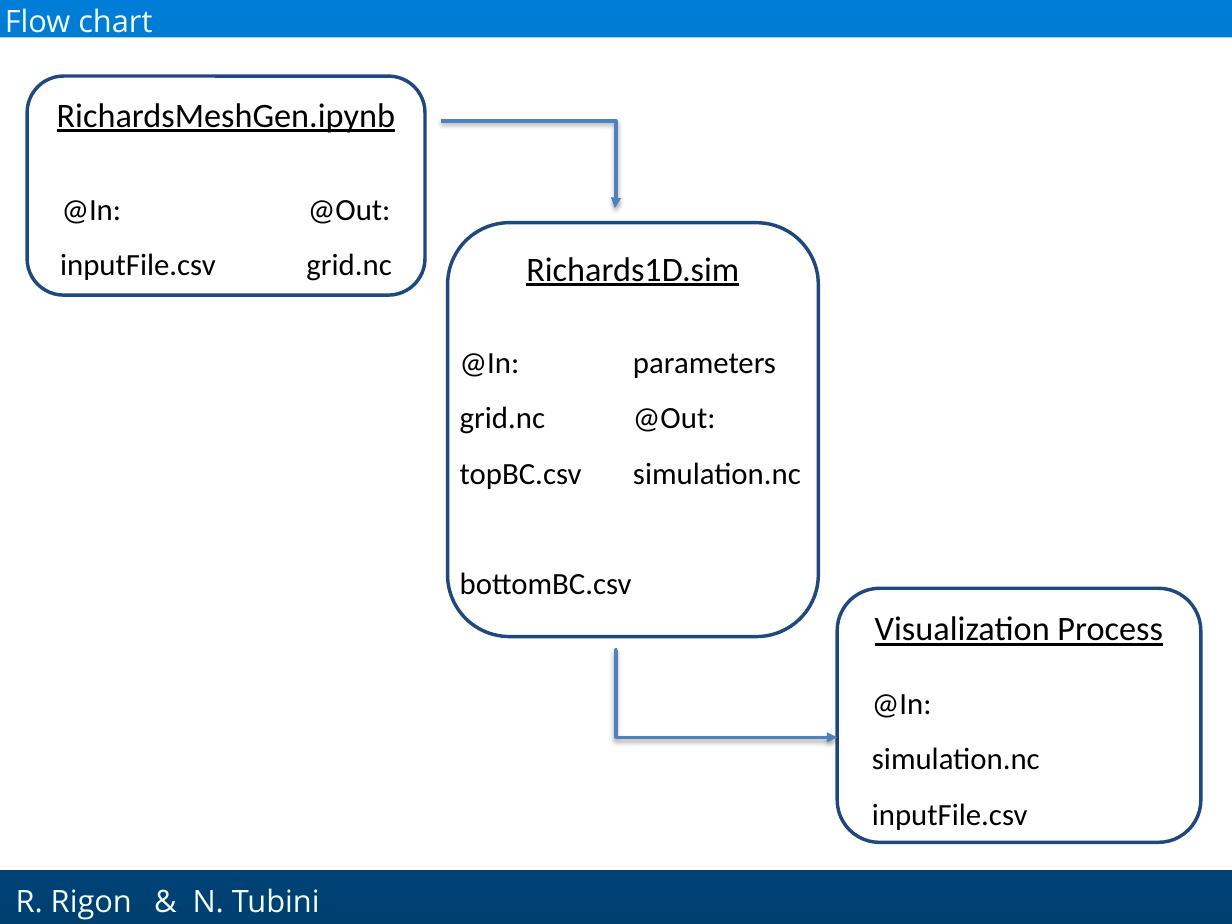
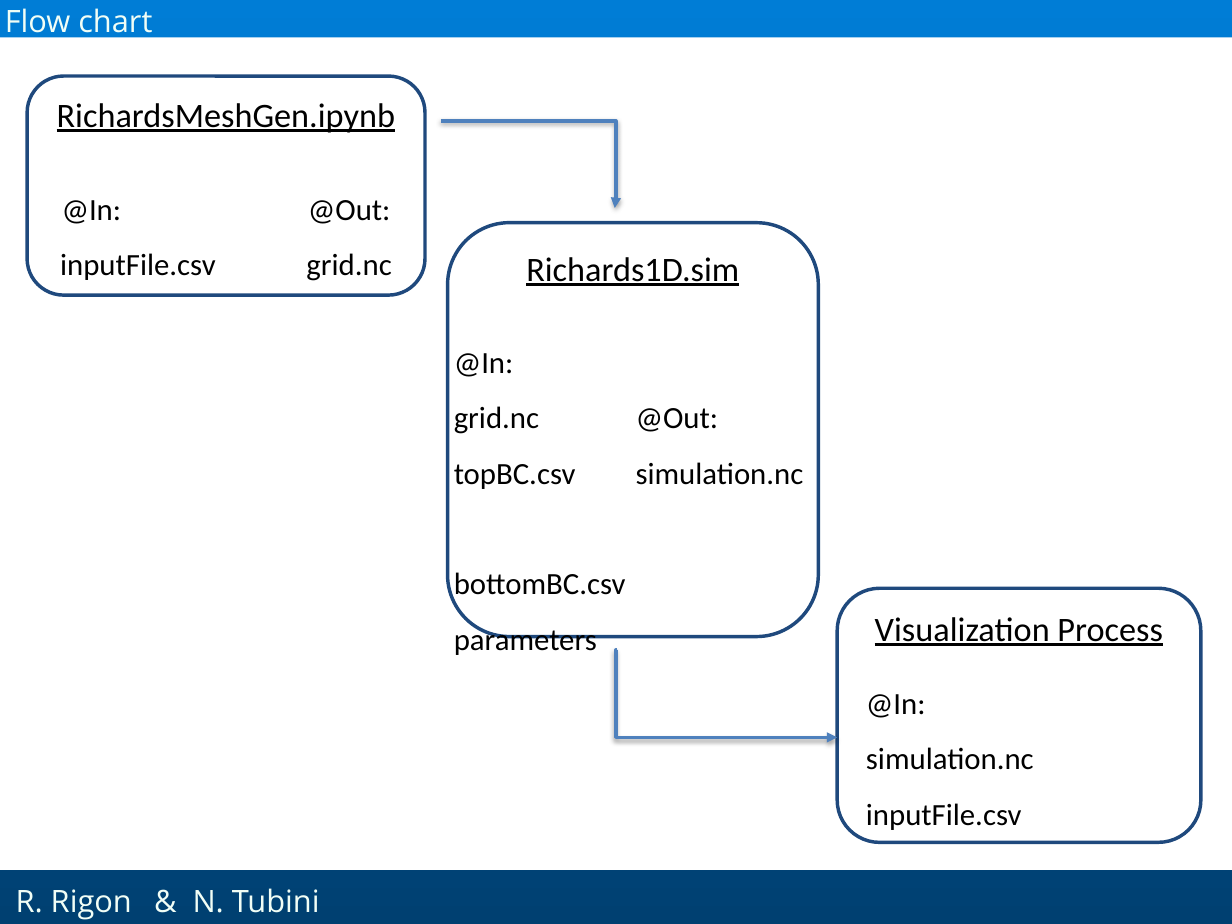
Before and after one commit to GEOframeOMSProjects/OMS_Project_Richards1D, a slide deck: slide 4 of Materials/Richards_English.pptx. Drawn at 1232x924 pixels with LibreOffice and Linux fonts; fonts in the diff are those of the drawing; background and template pictures are left out. Boxes give left, top, right and bottom in pixels: in the first picture for what was removed or moved away, otherwise in the second. Text is boxed around its words. In the diff, an @@ line names an element or a change of style, - is before the commit and + after.

```diff
--- a/Materials/Richards_English.pptx
+++ b/Materials/Richards_English.pptx
@@ rounded rectangle added at (447,223,818,637), fill #FFFFFF, outline #1F497D 2 pt @@
@@ text "Richards1D.sim" at (526,257,739,286): fill #FFFFFF to none; outline #1F497D 2 pt to none @@
@@ text "Richards1D.sim": place and size @@
-text "Richards1D.sim" at (447,223,818,637)
+text "Richards1D.sim" at (526,257,739,286)
@@ text "@In:" rewrapped from (460,353,632,595) to (454,353,626,655) @@
@@ rounded rectangle added at (838,588,1201,841), fill #FFFFFF, outline #1F497D 2 pt @@
@@ text "Visualization Process": place and size @@
-text "Visualization Process" at (838,588,1201,841)
+text "Visualization Process" at (875,617,1163,646)
@@ text "Visualization Process" at (875,617,1163,646): fill #FFFFFF to none; outline #1F497D 2 pt to none @@
@@ text "@In:": place and size @@
-text "@In:" at (872,694,1040,830)
+text "@In:" at (866,694,1034,830)
```
Also in this commit, not shown: 22 other slides changed, 4 slides added, 3 slides removed.
